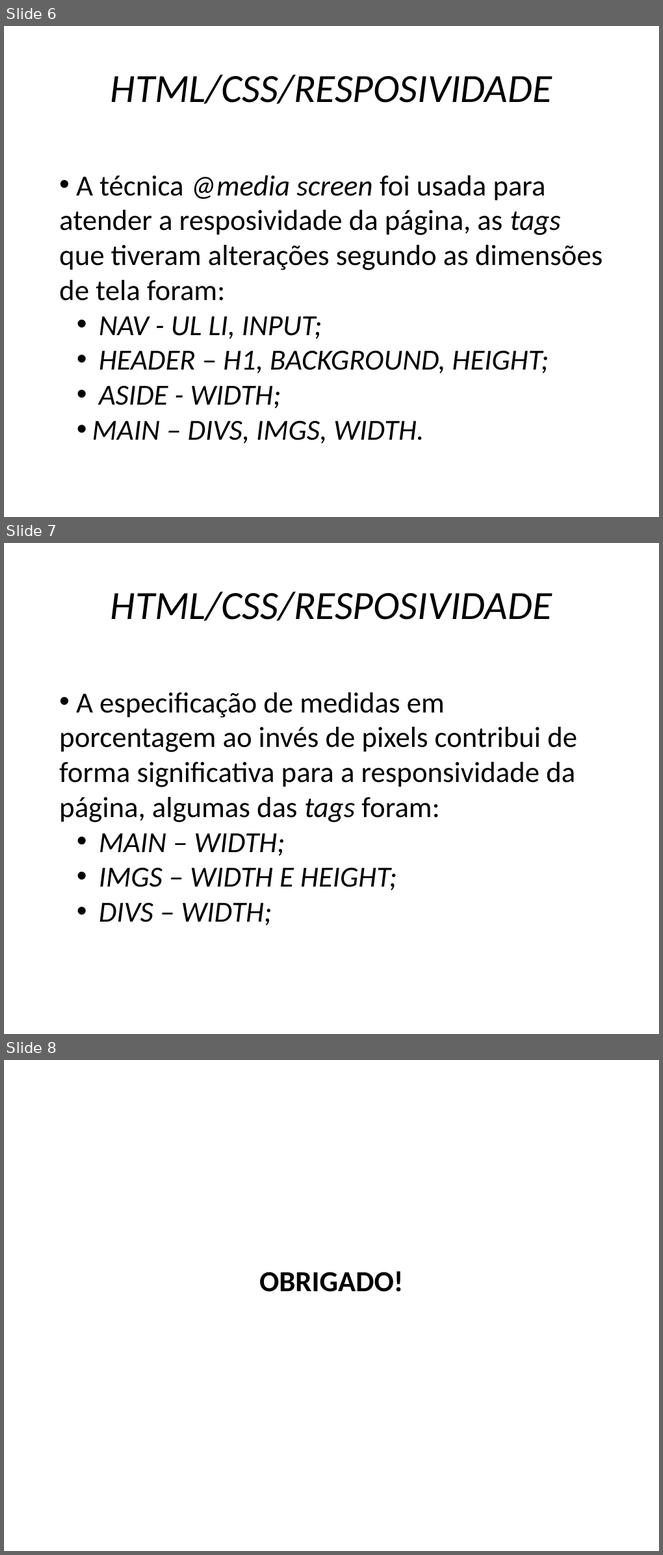
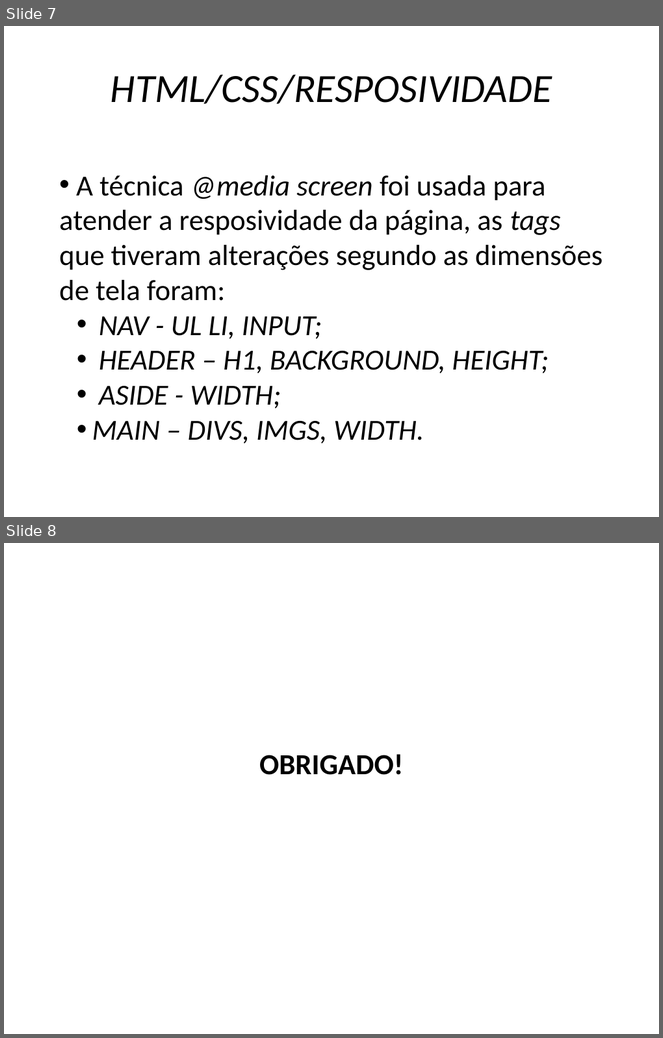
Before and after one commit to osmarsalesjr/Crawler, a slide deck: Avaliacao2PI/Apresentação - Projeto PPI.pptx. Shown one above the other, each under a label of ours: slides 6, 7 and 8 before the commit, slides 7 and 8 after it. The pictures are 663x1555 and 663x1038 pixels, drawn with LibreOffice and Linux fonts; fonts in the diff are those of the drawing. Boxes give left, top, right and bottom in pixels: in the first picture for what was removed or moved away, otherwise in the second. Text is boxed around its words. In the diff, an @@ line names an element or a change of style, - is before the commit and + after.

```diff
--- a/Avaliacao2PI/Apresentação - Projeto PPI.pptx
+++ b/Avaliacao2PI/Apresentação - Projeto PPI.pptx
@@ slide 7 removed at (4,543,659,1034), background #FFFFFF @@
@@ title removed at (111,592,552,621) @@
-HTML/CSS/RESPOSIVIDADE
@@ text removed at (59,693,577,926) @@
-• A especificação de medidas em porcentagem ao invés de pixels contribui de forma significativa para a responsividade da página, algumas das tags foram:
-  • MAIN – WIDTH;
-  • IMGS – WIDTH E HEIGHT;
-  • DIVS – WIDTH;
@@ what was slide 6 is now slide 7 @@
```
Also in this commit, not shown: 1 slide added, 1 other file.
